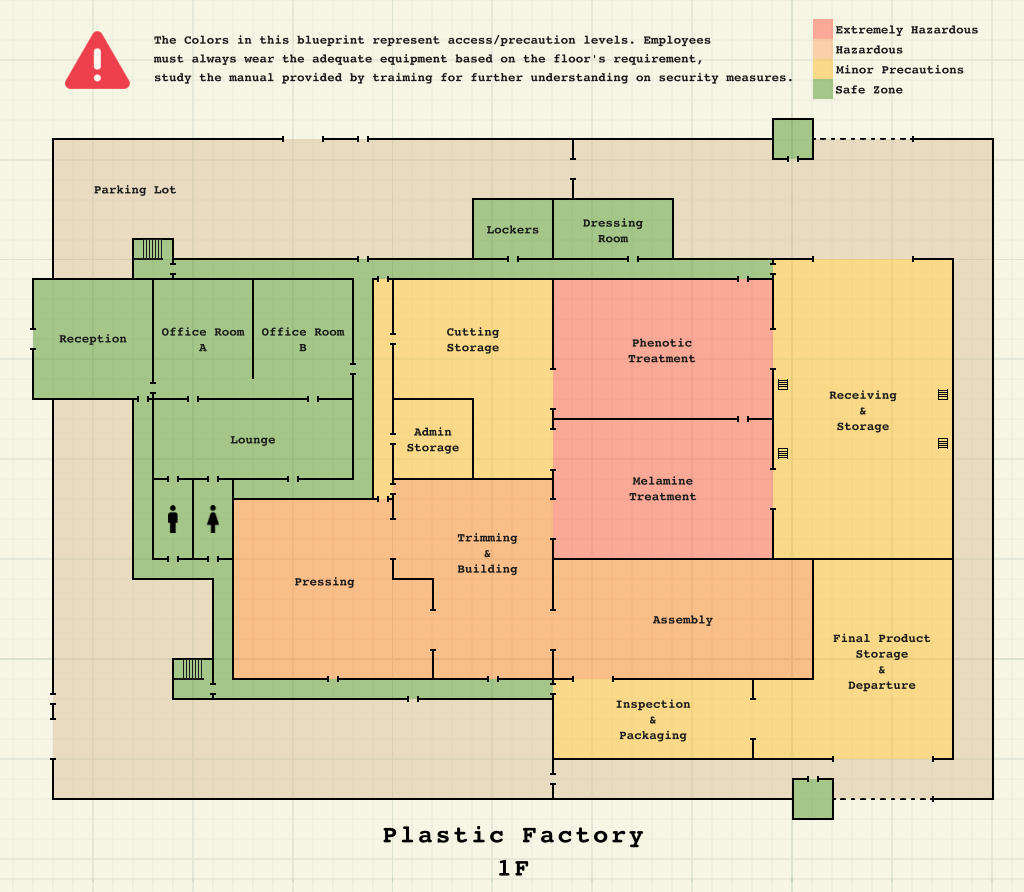
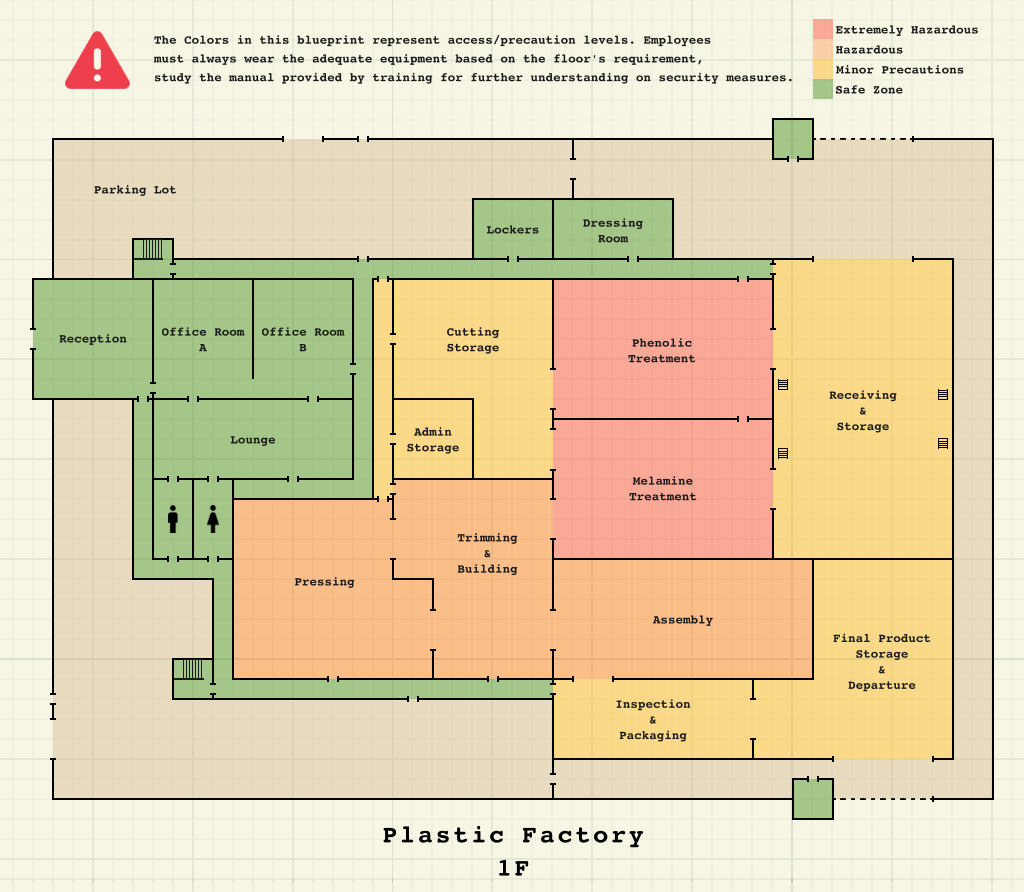
Before/after of a w=1024, h=892 layered artwork. What changed in the layer stack:
hid "Copy of Vector Layer 2", painted on it over [69, 27, 963, 873]
painted on "higher structure Merged" over [69, 27, 963, 625]
painted on "Paint Layer 1 Merged" over [69, 27, 963, 625]
painted on "Paint Layer 3 (pasted) Merged" over [69, 27, 963, 873]
painted on "Background" (2nd of 2) over [69, 27, 963, 873]
